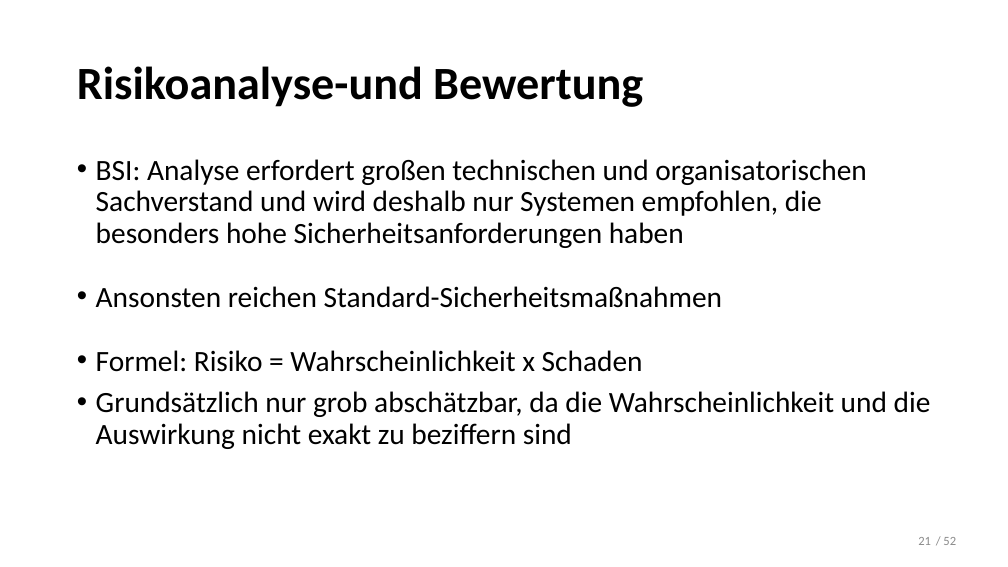
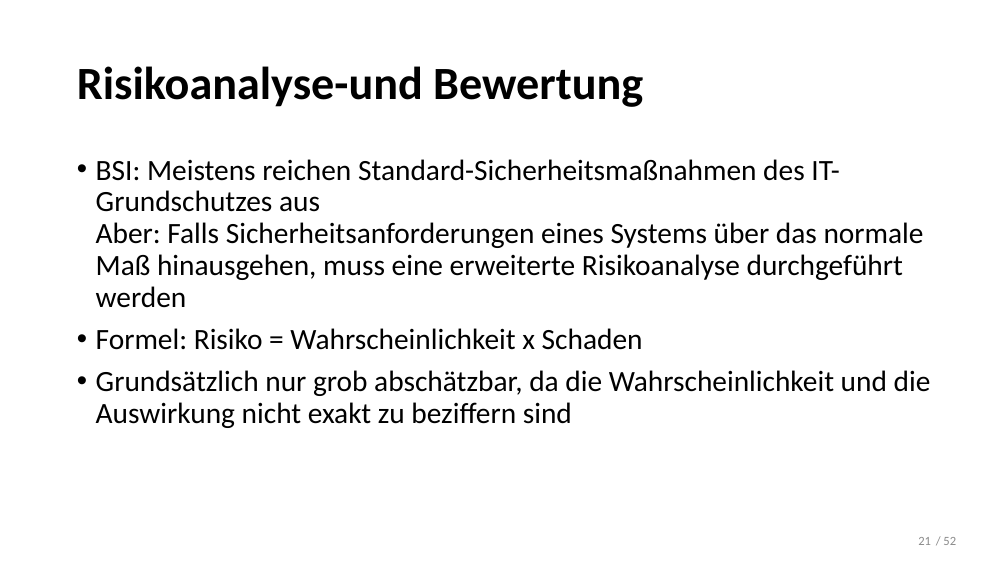
Before and after one commit to LennartDuemke/Sicherheit, a slide deck: slide 21 of Risikomanagement.pptx. Drawn at 1008x567 pixels with LibreOffice and Linux fonts; fonts in the diff are those of the drawing. Boxes give left, top, right and bottom in pixels: in the first picture for what was removed or moved away, otherwise in the second. Text is boxed around its words. In the diff, an @@ line names an element or a change of style, - is before the commit and + after.

```diff
--- a/Risikomanagement.pptx
+++ b/Risikomanagement.pptx
@@ text at bbox=[96, 159, 924, 308]: text changed @@
-• BSI: Analyse erfordert großen technischen und organisatorischen Sachverstand und wird deshalb nur Systemen empfohlen, die besonders hohe Sicherheitsanforderungen haben
-• Ansonsten reichen Standard-Sicherheitsmaßnahmen
+• BSI: Meistens reichen Standard-Sicherheitsmaßnahmen des IT-Grundschutzes aus
+  Aber: Falls Sicherheitsanforderungen eines Systems über das normale Maß hinausgehen, muss eine erweiterte Risikoanalyse durchgeführt werden
@@ text at bbox=[96, 328, 643, 350]: line spacing 1.5 to 0.9 @@
```
Also in this commit, not shown: 1 other slide changed.
